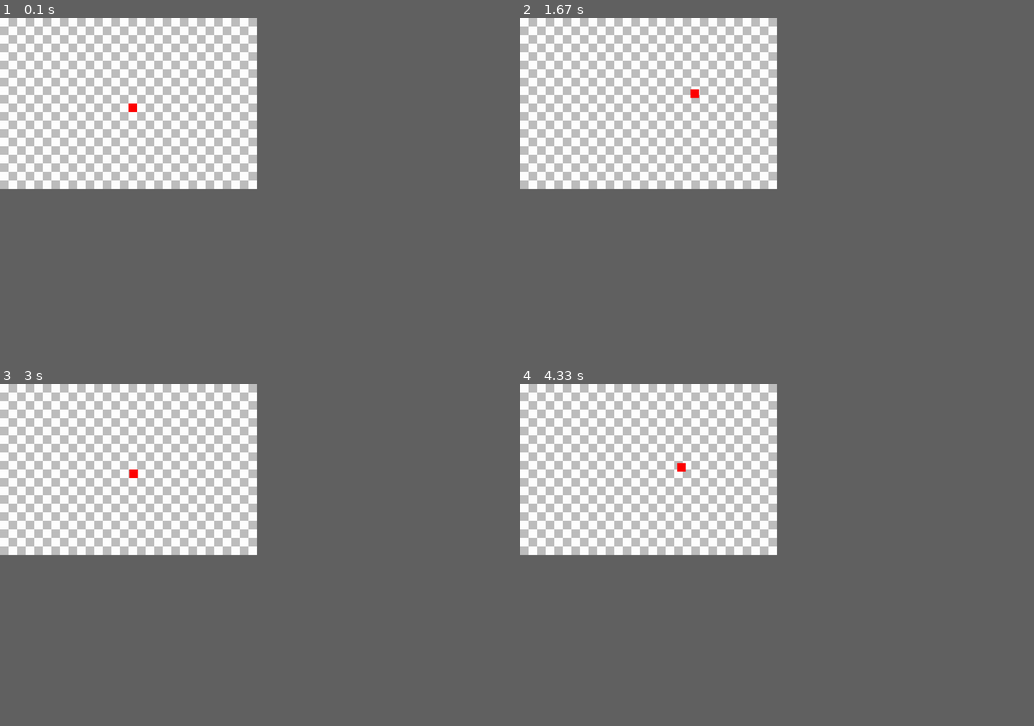
Above: before the commit, frames 1-4 (two rows, left to right).
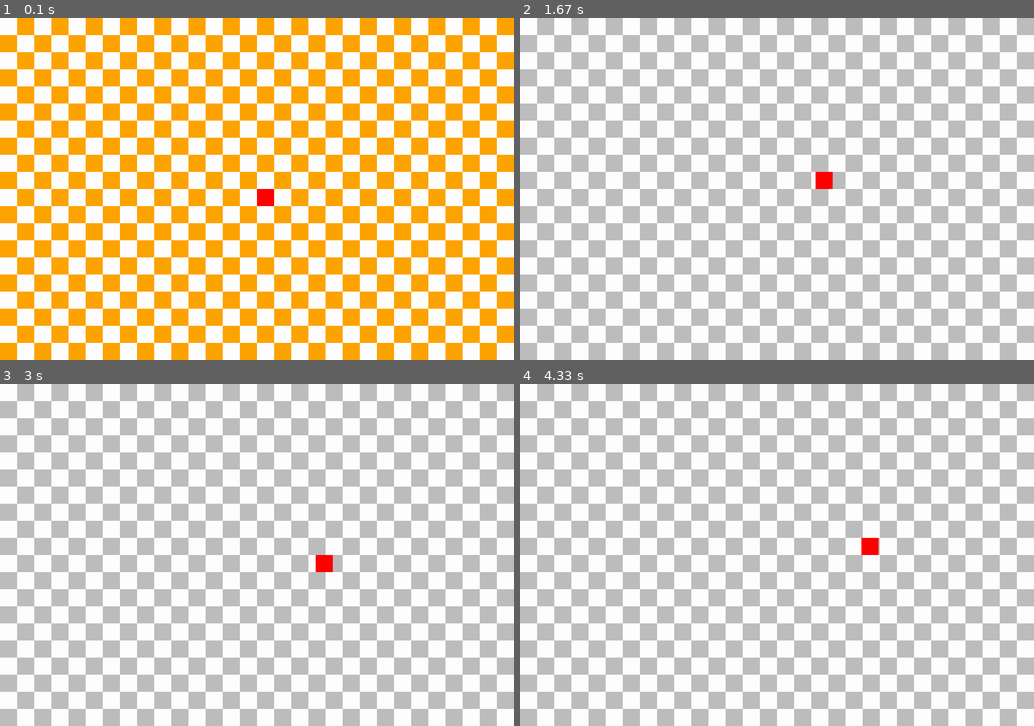
Above: after the commit, the same moments.

Repository: Croissantaye/connect4_pygame
Game: pygame game, started from Main.py
Same seed, same stepped clock (60 frames per second), same inputs: the game is played once before the commit and once after it.
Inputs:
- Up to frame 1 (0.1 s): no input
- Up to frame 2 (1.67 s): hold D 0.33-0.8 s; hold W 0.83-1.13 s; hold D 1.17-1.63 s
- Up to frame 3 (3 s): hold A 1.67-2.2 s; hold S 2.23-2.53 s; hold A 2.57-2.97 s
- Up to frame 4 (4.33 s): hold W 3-3.37 s; hold D 3.4-4.03 s; hold S from 4.07 s (still down)
In our replay, the window is 450x300 before the commit and 900x600 after it. These sizes can differ from the game's own. Grey fills any space a smaller window leaves; there, only what the larger window draws over its background counts as a difference.

The runs differ from the first frame. In frame 1, 56% of the frame differs, in the area x 0-100%, y 0-100%; in frame 2, 50%; in frame 3, 50%; in frame 4, 50%.

Commit message:
movement mostly working
Still an issue with movement getting out of sync with grid and not allowing for input vector to change movement

Diff:
--- a/Main.py
+++ b/Main.py
@@ -1,5 +1,6 @@
 # Example file showing a basic pygame "game loop"
 import pygame
+import math
 import random
 import numpy
 import Controls
@@ -8,17 +9,18 @@
 # pygame setup
 pygame.init()
 grid = pygame.Vector2(30, 20)
-gridScale = 20
-screen = pygame.display.set_mode((grid.x * gridScale, grid.y * 20))
+squareSize = 40
+# squareSize = 20
+screen = pygame.display.set_mode((grid.x * squareSize, grid.y * squareSize))
 clock = pygame.time.Clock()
-frameRate = 60
+frameRate = 30
 running = True
 dt = 0
-squareSize = 20
 speed = 100
-movesPerSecond = 1
+# movesPerSecond = 20
 frameCounter = 0
 movementVector = pygame.Vector2(0,0)
+input = pygame.Vector2(0, 0)
 
 screenCenter = pygame.Vector2(screen.get_width() / 2, screen.get_height() / 2)
 headPos = screenCenter
@@ -29,7 +31,7 @@
 # SnakePiece.SnakePiece(pygame.Rect(0, 0, squareSize, squareSize)),
 ]
 
-def drawScreenGrid():
+def drawScreenGrid(color):
         screen.fill(pygame.Color(255, 255, 255, 255))
         for x in range(int(grid.x)):
             isOddRow = x % 2 == 1
@@ -38,8 +40,8 @@
                 if(isOddRow):
                     yOffset = 0
                 if(y % 2 == yOffset):
-                    tile = pygame.Rect(gridScale * x, gridScale * y, gridScale, gridScale)
-                    pygame.draw.rect(screen, "grey", tile)
+                    tile = pygame.Rect(squareSize * x, squareSize * y, squareSize, squareSize)
+                    pygame.draw.rect(screen, color, tile)
 
 while running:
     # poll for events
@@ -49,14 +51,33 @@
             running = False
 
     # fill the screen with a color to wipe away anything from last frame
-    drawScreenGrid()
+    # drawScreenGrid()
 
     # keep inside the screen
     headPos = pygame.Vector2(
-    numpy.clip(headPos.x + movementVector.x, 0, screen.get_width() - squareSize),
-    numpy.clip(headPos.y + movementVector.y, 0, screen.get_height() - squareSize)
+        numpy.clip(headPos.x + movementVector.x, 0, screen.get_width() - squareSize),
+        numpy.clip(headPos.y + movementVector.y, 0, screen.get_height() - squareSize)
     )
-    movementVector = Controls.getMovementVector(movementVector, speed, frameRate)
+    # headPos.x = math.floor(headPos.x)
+    # headPos.y = math.floor(headPos.y)
+    roundedHeadPos = pygame.Vector2(math.floor(headPos.x), math.floor(headPos.y))
+    remainder = 0
+    color = 'grey'
+    input = Controls.getMovementVector(input, speed, frameRate)
+    print('update input' + str(frameCounter))
+    print(input)
+    print('movement')
+    print(movementVector)
+    print(input.dot(movementVector))
+    print(roundedHeadPos.x % squareSize)
+    print(roundedHeadPos.y % squareSize)
+    if(roundedHeadPos.x % squareSize <= remainder and roundedHeadPos.y % squareSize <= remainder):
+        # print('update movement' + str(frameCounter))
+        color = 'orange'
+        if(input.dot(movementVector) >= 0):
+            movementVector = input
+    # if(frameCounter == frameRate / movesPerSecond):
+        # movementVector = Controls.getMovementVector(movementVector, speed, frameRate)
 
     # check collision with walls
     isWallCollision = False
@@ -65,6 +86,9 @@
     headPos.y == screen.get_height() - squareSize or
     headPos.y == 0):
         isWallCollision = True
+
+
+    drawScreenGrid(color)
 
     # RENDER YOUR GAME HERE
     numSnakeSquares = len(snakeSquares)
@@ -96,6 +120,11 @@
     # limits FPS to 60
     # dt is delta time in seconds since last frame, used for framerate-
     # independent physics.
+    # if(frameCounter == frameRate / movesPerSecond):
+    #     frameCounter = 0
+    # else:
+    #     frameCounter += 1
+    frameCounter += 1
     dt = clock.tick(frameRate) / 1000
 
 pygame.quit()
